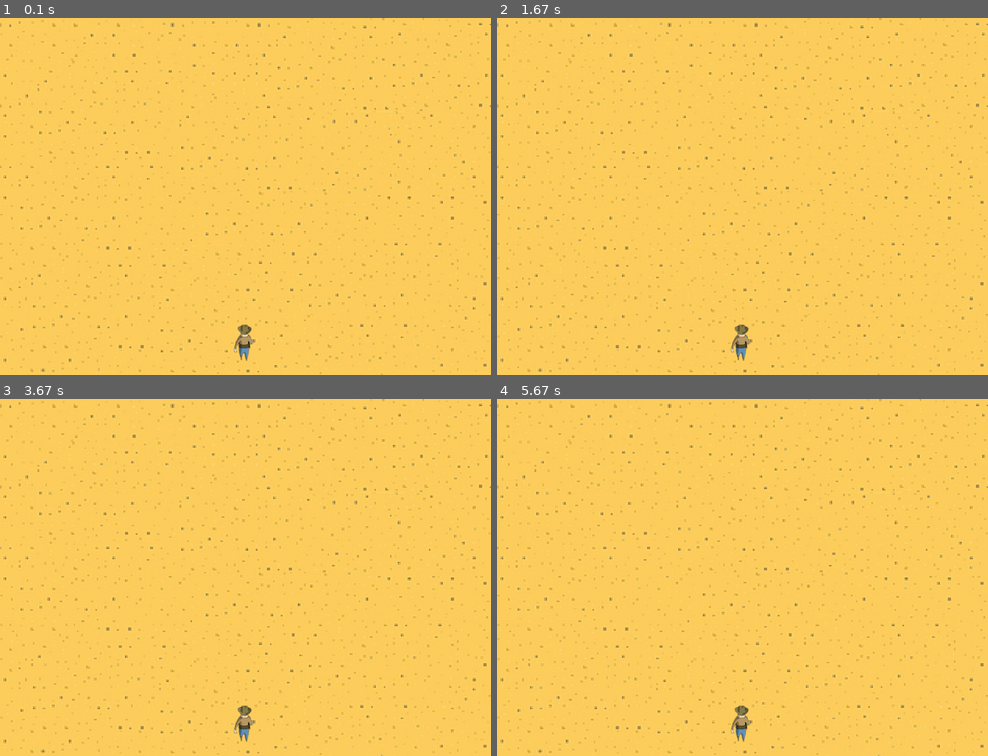
Above: before the commit, frames 1-4 (two rows, left to right).
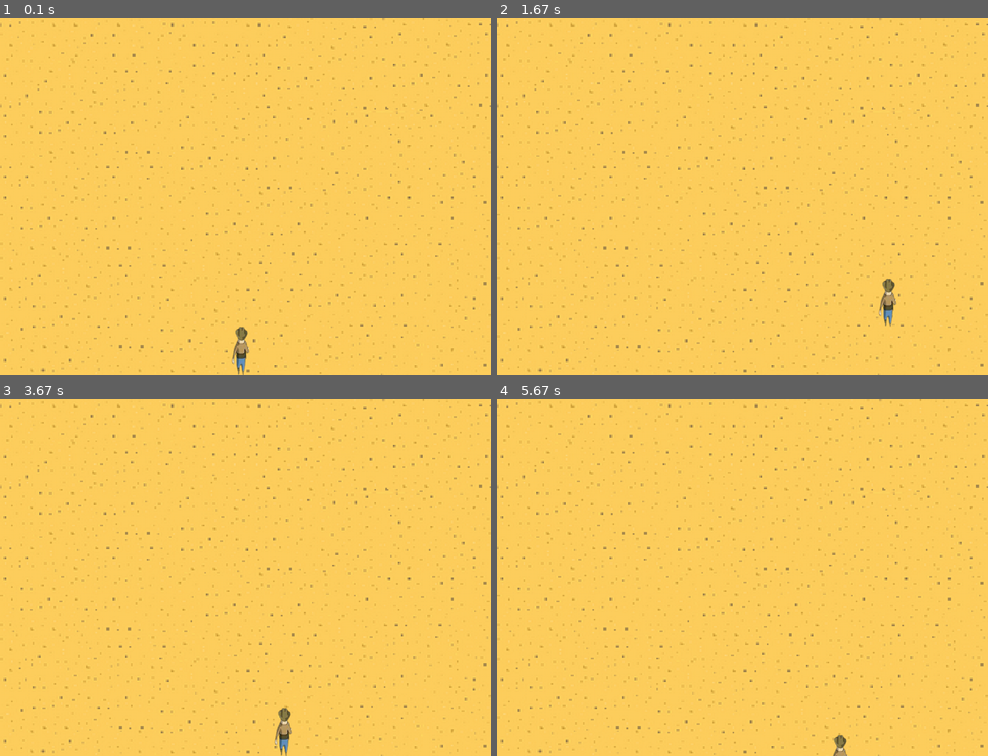
Above: after the commit, the same moments.

Repository: Ivailo2707/Pygame_Project_Cowboy
Game: pygame game, started from main.py
The game is run twice, just before and just after one commit, with the same random seed, the same clock (stepped at 60 frames per second) and the same inputs.
Inputs:
- Up to frame 1 (0.1 s): no input
- Up to frame 2 (1.67 s): hold D 0.33-0.8 s; hold W 0.83-1.13 s; hold D 1.17-1.63 s
- Up to frame 3 (3.67 s): hold A 1.67-2.2 s; hold S 2.23-2.53 s; hold A 2.57-2.97 s; hold D from 3.4 s (still down)
- Up to frame 4 (5.67 s): release D at 4.03 s; hold S 4.07-4.43 s; hold W from 5.47 s (still down)

The runs differ from the first frame. In frame 1, 0.3% of the frame differs, in the area x 47-52%, y 85-100%; in frame 2, 0.5%, in the area x 47-82%, y 73-97%; in frame 3, 0.5%; in frame 4, 0.4%.

Commit message:
Added custom height and width. Made move methods but messed up colission

Diff:
--- a/Player1.py
+++ b/Player1.py
@@ -3,12 +3,27 @@
 
 
 class Player1:
-    def __init__(self, x, y, p1_image):
+    def __init__(self, x, y, width, height, p1_image):
         self.x = x
         self.y = y
+        self.width = width
+        self.height = height
+        self.VEL = 6
         self.p1_image = p1_image
         self.bullets = []
         self.health = 10
 
     def draw(self, window):
-        window.blit(self.p1_image, (self.x, self.y))
+        player_image = pygame.transform.scale(self.p1_image, (self.width, self.height))
+        window.blit(player_image ,(self.x, self.y, self.width, self.height))
+
+    def handle_movement(self):
+        keys_pressed = pygame.key.get_pressed()
+        if keys_pressed [pygame.K_w] and self.x + self.VEL > 400 + self.height:
+            self.y -= self.VEL
+        if keys_pressed [pygame.K_a] and self.x + self.VEL + self.height > 0:
+            self.x -= self.VEL
+        if keys_pressed [pygame.K_s] and self.y - self.VEL < 800:
+            self.y += self.VEL
+        if keys_pressed [pygame.K_d] and self.y + self.VEL + self.width < 1100:
+            self.x += self.VEL
--- a/main.py
+++ b/main.py
@@ -10,7 +10,7 @@
 
 PLAYER_1_IMAGE = pygame.image.load(os.path.join('Assets', 'Player_1.png'))
 
-P1 = Player1(WIDTH/2 - 60, 670, PLAYER_1_IMAGE)
+P1 = Player1(WIDTH/2 - 60, 670, 100, 160, PLAYER_1_IMAGE)
 
 DESERT = pygame.transform.scale(pygame.image.load(os.path.join('Assets', 'Desert.png')), (WIDTH, HEIGHT))
 
@@ -30,6 +30,7 @@
             if event.type == pygame.QUIT:
                 run = False
                 pygame.quit()
+        P1.handle_movement()
         draw_window()
     main()
 
